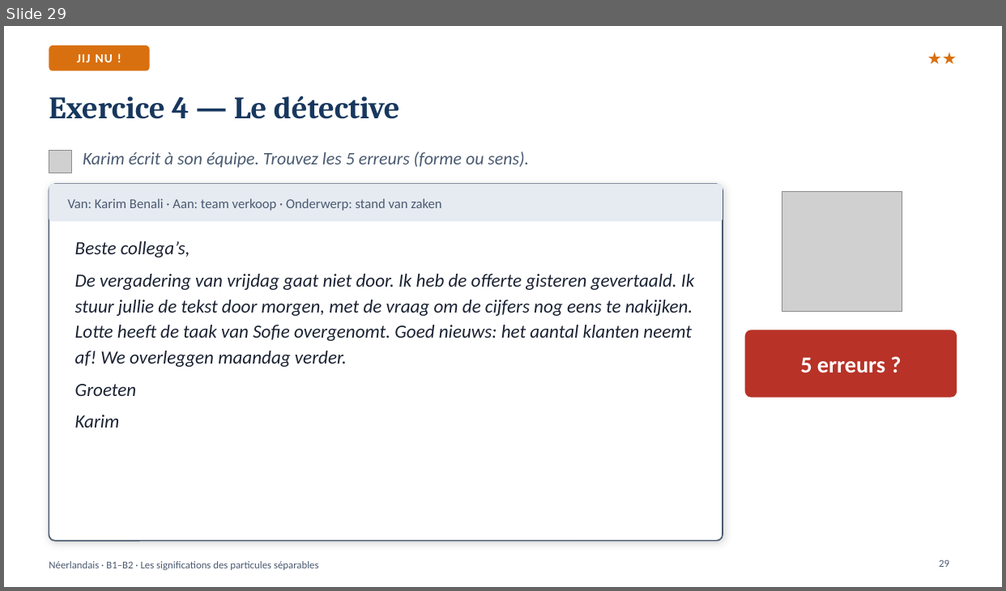
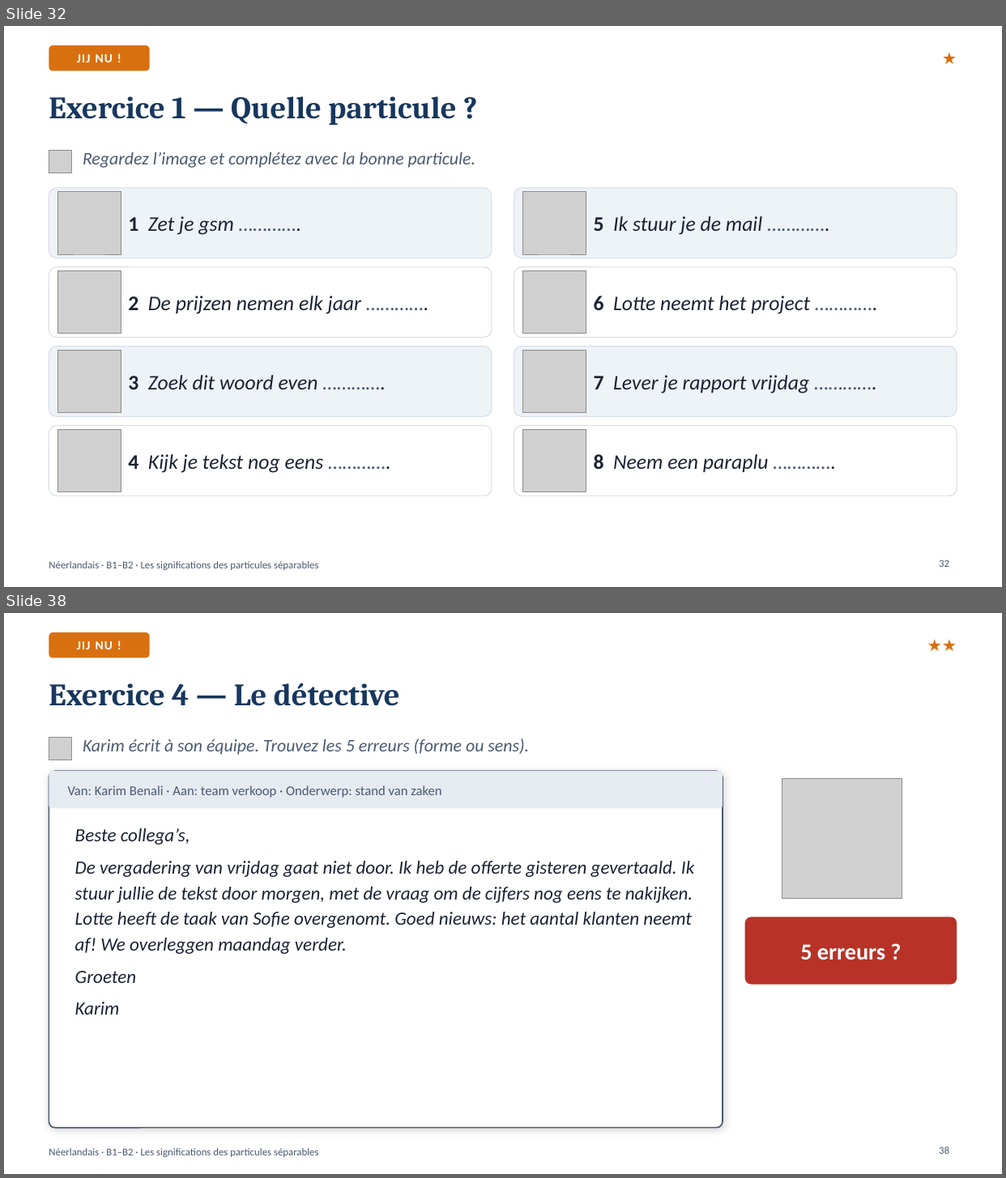
Before and after one commit to ajouniaux/talenleren, a slide deck: neerlandais1/powerpoints/Partikels_Les_particules_separables.pptx. Shown one above the other, each under a label of ours: slide 29 before the commit, slides 32 and 38 after it; the slides between them are not shown. The pictures are 1006x591 and 1006x1178 pixels, drawn with LibreOffice and Linux fonts; fonts in the diff are those of the drawing; grey boxes stand for pictures. Boxes give left, top, right and bottom in pixels: in the first picture for what was removed or moved away, otherwise in the second. Text is boxed around its words. In the diff, an @@ line names an element or a change of style, - is before the commit and + after.

```diff
--- a/neerlandais1/powerpoints/Partikels_Les_particules_separables.pptx
+++ b/neerlandais1/powerpoints/Partikels_Les_particules_separables.pptx
@@ slide 32 added at (x1=4, y1=26, x2=1002, y2=587), background #FFFFFF; not listed: 1 template element that a slide beside it also shows @@
@@ rounded rectangle added at (x1=49, y1=45, x2=149, y2=71), fill #D9700F, 12 pt, text #FFFFFF, bold @@
+JIJ NU !
@@ text added at (x1=837, y1=44, x2=957, y2=72), 16 pt, text #D9700F, bold @@
+★
@@ title added at (x1=49, y1=96, x2=456, y2=125), 30 pt, text #17375E, bold @@
+Exercice 1 — Quelle particule ?
@@ picture added at (x1=49, y1=150, x2=71, y2=173) @@
@@ text added at (x1=83, y1=152, x2=475, y2=168), 17 pt, text #4A5A70, italic @@
+Regardez l’image et complétez avec la bonne particule.
@@ rounded rectangle added at (x1=49, y1=188, x2=492, y2=258), fill #EEF3F8, outline #D5DCE6 0.75 pt @@
@@ picture added at (x1=58, y1=191, x2=121, y2=254) @@
@@ rounded rectangle added at (x1=514, y1=188, x2=957, y2=258), fill #EEF3F8, outline #D5DCE6 0.75 pt @@
@@ picture added at (x1=522, y1=191, x2=586, y2=254) @@
@@ text added at (x1=128, y1=216, x2=234, y2=235), 20 pt, text #1B2333, italic @@
+1 Zet je gsm ………….
@@ text added at (x1=594, y1=216, x2=762, y2=235), 20 pt, text #1B2333, italic @@
+5 Ik stuur je de mail ………….
@@ rounded rectangle added at (x1=49, y1=267, x2=492, y2=337), fill #FFFFFF, outline #D5DCE6 0.75 pt @@
@@ rounded rectangle added at (x1=514, y1=267, x2=957, y2=337), fill #FFFFFF, outline #D5DCE6 0.75 pt @@
@@ picture added at (x1=58, y1=271, x2=121, y2=334) @@
@@ picture added at (x1=522, y1=271, x2=586, y2=334) @@
@@ text added at (x1=128, y1=296, x2=361, y2=314), 20 pt, text #1B2333, italic @@
+2 De prijzen nemen elk jaar ………….
@@ text added at (x1=594, y1=296, x2=810, y2=314), 20 pt, text #1B2333, italic @@
+6 Lotte neemt het project ………….
@@ rounded rectangle added at (x1=49, y1=347, x2=492, y2=416), fill #EEF3F8, outline #D5DCE6 0.75 pt @@
@@ picture added at (x1=58, y1=350, x2=121, y2=413) @@
@@ rounded rectangle added at (x1=514, y1=347, x2=957, y2=416), fill #EEF3F8, outline #D5DCE6 0.75 pt @@
@@ picture added at (x1=522, y1=350, x2=586, y2=413) @@
@@ text added at (x1=128, y1=375, x2=318, y2=390), 20 pt, text #1B2333, italic @@
+3 Zoek dit woord even ………….
@@ text added at (x1=594, y1=375, x2=809, y2=394), 20 pt, text #1B2333, italic @@
+7 Lever je rapport vrijdag ………….
@@ rounded rectangle added at (x1=49, y1=426, x2=492, y2=496), fill #FFFFFF, outline #D5DCE6 0.75 pt @@
@@ picture added at (x1=58, y1=429, x2=121, y2=493) @@
@@ rounded rectangle added at (x1=514, y1=426, x2=957, y2=496), fill #FFFFFF, outline #D5DCE6 0.75 pt @@
@@ picture added at (x1=522, y1=429, x2=586, y2=493) @@
@@ text added at (x1=128, y1=454, x2=324, y2=473), 20 pt, text #1B2333, italic @@
+4 Kijk je tekst nog eens ………….
@@ text added at (x1=594, y1=454, x2=769, y2=472), 20 pt, text #1B2333, italic @@
+8 Neem een paraplu ………….
@@ page number added at (x1=939, y1=560, x2=949, y2=567), 10 pt, text #4A5A70 @@
+32
@@ what was slide 29 is now slide 38 @@
@@ page number at (x1=939, y1=1147, x2=949, y2=1154): text changed @@
-29
+38
```
Also in this commit, not shown: 11 slides changed, 28 other slides added, 20 slides removed, 36 other files.
